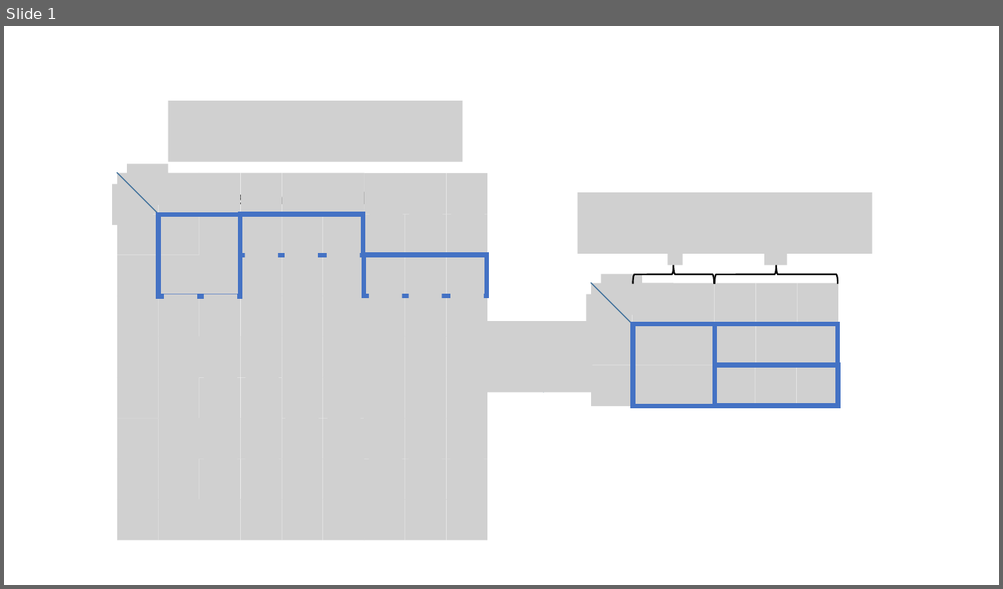
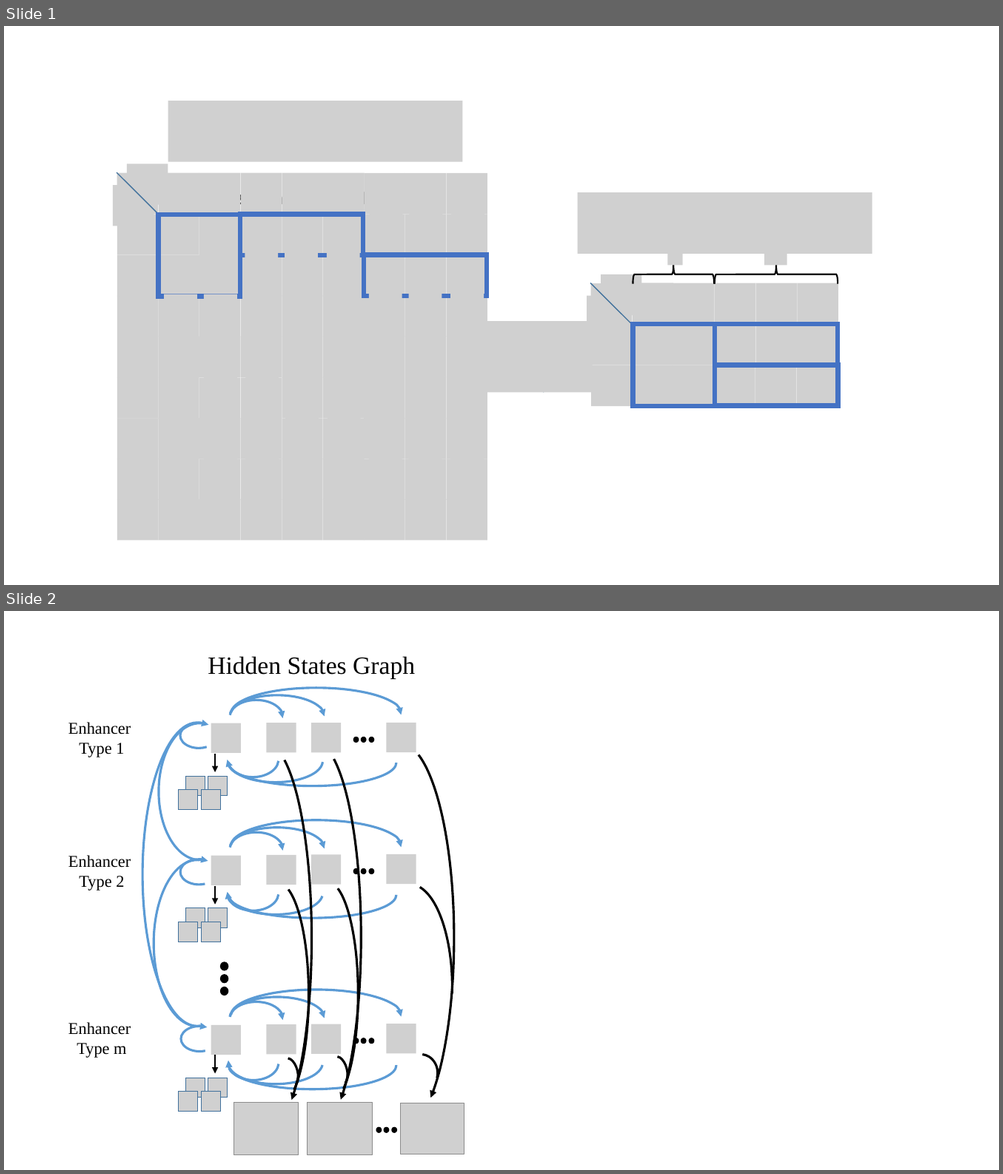
Before and after one commit to David-Taub/HOP-HMM, a slide deck: Help/Figures2.pptx. Shown one above the other, each under a label of ours: slide 1 before the commit, slides 1 and 2 after it. The pictures are 1003x589 and 1003x1174 pixels, drawn with LibreOffice and Linux fonts; fonts in the diff are those of the drawing; grey boxes stand for pictures. Boxes give left, top, right and bottom in pixels: in the first picture for what was removed or moved away, otherwise in the second. Text is boxed around its words. In the diff, an @@ line names an element or a change of style, - is before the commit and + after.

```diff
--- a/Help/Figures2.pptx
+++ b/Help/Figures2.pptx
@@ slide 2 added at (4, 611, 999, 1170), background #FFFFFF @@
@@ group added at (68, 656, 464, 1156): 33 arc (boxed as its full ellipse)s, 27 pictures, 15 ellipses, 4 texts, 3 arrows @@
+Hidden States Graph
+Enhancer
+Type 1
+Enhancer
+Type 2
+Enhancer
+Type m
```
Also in this commit, not shown: 3 slides changed, 3 slides removed, 29 other files.
